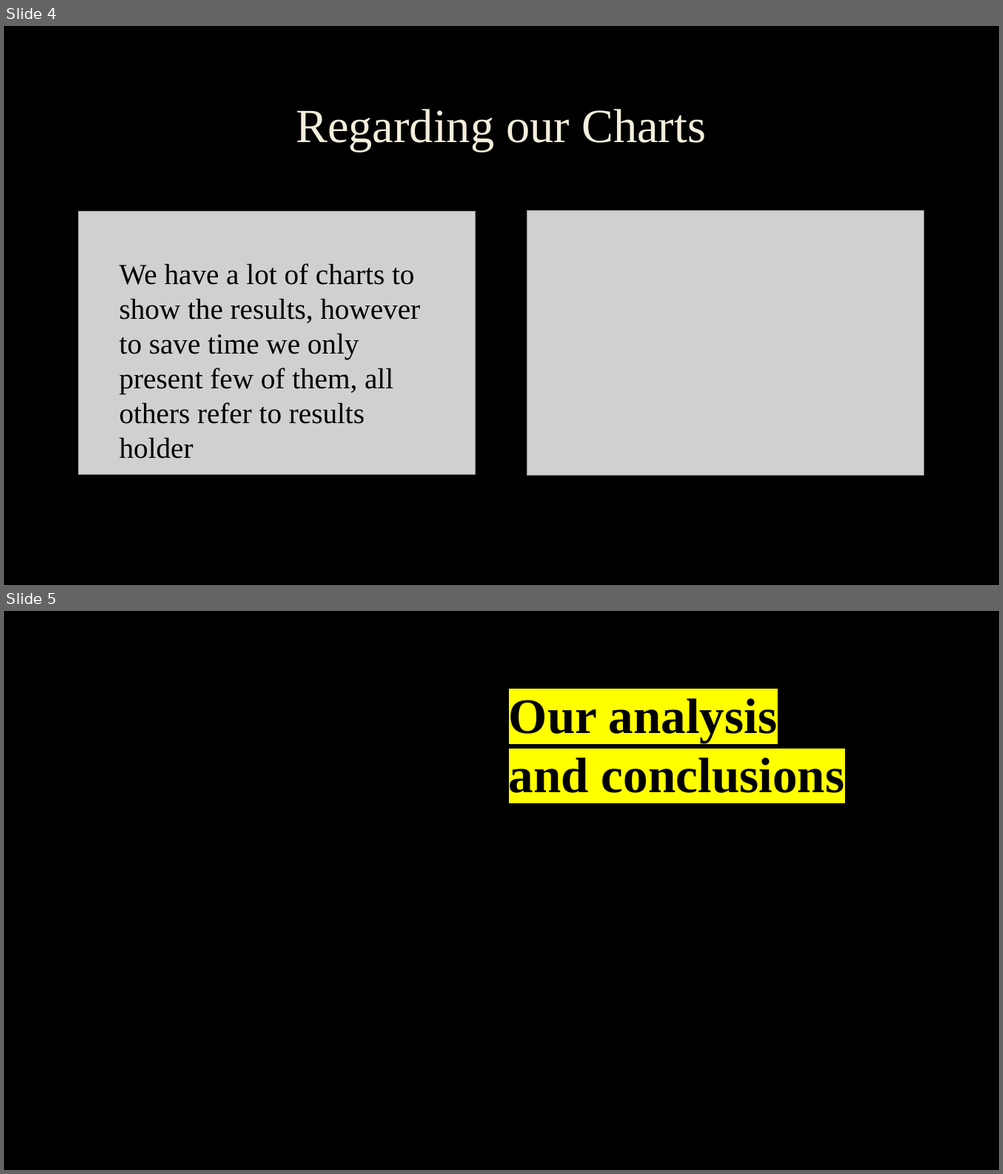
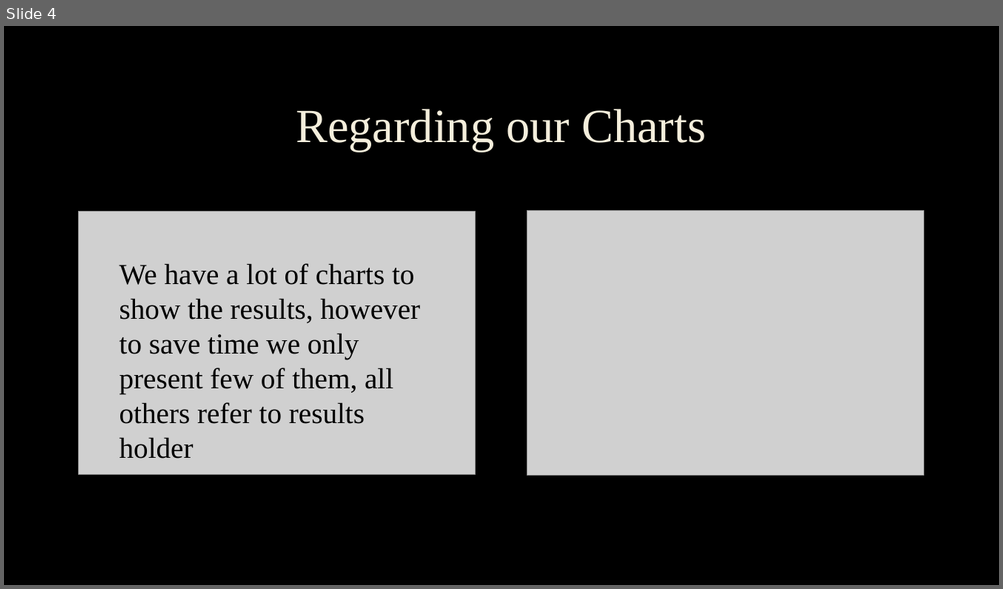
Before and after one commit to tonyzhao668/adventure, a slide deck: Adventure.pptx. Shown one above the other, each under a label of ours: slides 4 and 5 before the commit, slide 4 after it. The pictures are 1003x1174 and 1003x589 pixels, drawn with LibreOffice and Linux fonts; fonts in the diff are those of the drawing; grey boxes stand for pictures; background and template pictures are left out. Boxes give left, top, right and bottom in pixels: in the first picture for what was removed or moved away, otherwise in the second. Text is boxed around its words. In the diff, an @@ line names an element or a change of style, - is before the commit and + after.

```diff
--- a/Adventure.pptx
+++ b/Adventure.pptx
@@ slide 5 removed at [4, 611, 999, 1170], background picture (left out) @@
@@ text removed at [509, 698, 844, 793] @@
-Our analysis and conclusions
```
Also in this commit, not shown: 1 slide changed, 1 slide added, 1 other file.
